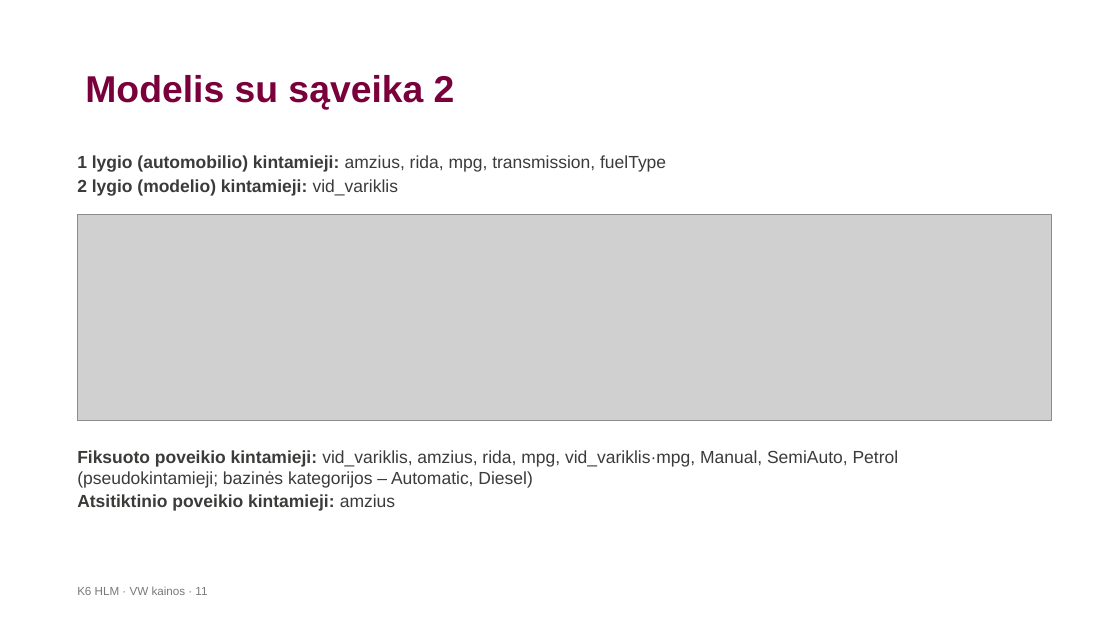
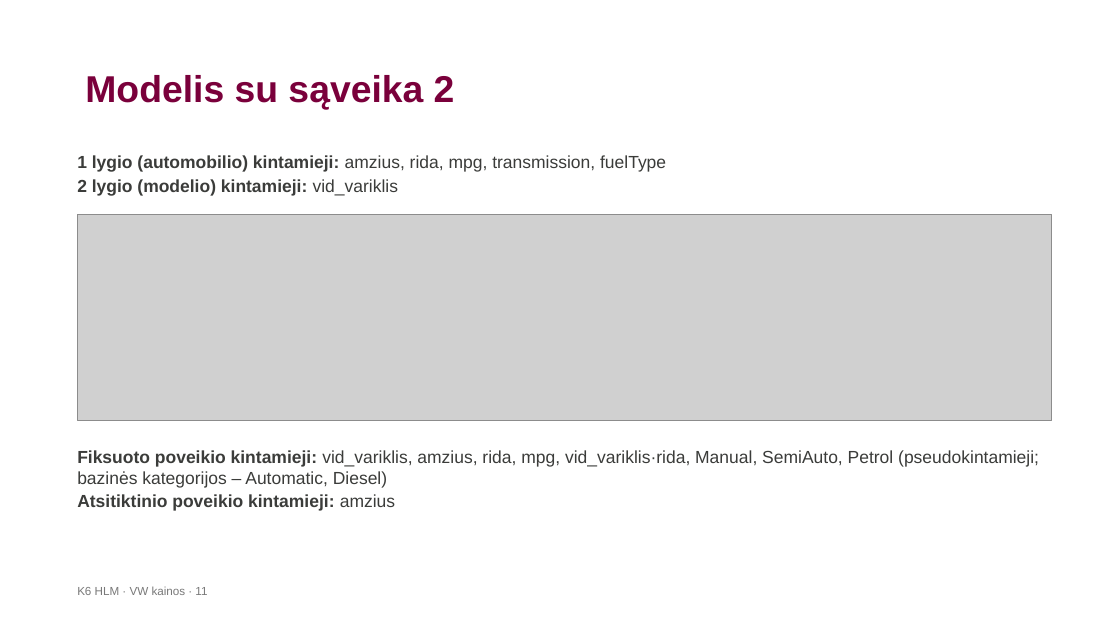
Before and after one commit to LidijaPu/K6, a slide deck: slide 11 of K6_HLM_VW_pristatymas-2.pptx. Drawn at 1120x630 pixels with LibreOffice and Linux fonts; fonts in the diff are those of the drawing; grey boxes stand for pictures; background and template pictures are left out. Boxes give left, top, right and bottom in pixels: in the first picture for what was removed or moved away, otherwise in the second. Text is boxed around its words. In the diff, an @@ line names an element or a change of style, - is before the commit and + after.

```diff
--- a/K6_HLM_VW_pristatymas-2.pptx
+++ b/K6_HLM_VW_pristatymas-2.pptx
@@ text at <box>77,450,1039,488</box>: text changed @@
-Fiksuoto poveikio kintamieji: vid_variklis, amzius, rida, mpg, vid_variklis·mpg, Manual, SemiAuto, Petrol (pseudokintamieji; bazinės kategorijos – Automatic, Diesel)
+Fiksuoto poveikio kintamieji: vid_variklis, amzius, rida, mpg, vid_variklis·rida, Manual, SemiAuto, Petrol (pseudokintamieji; bazinės kategorijos – Automatic, Diesel)
```
Also in this commit, not shown: 6 other slides changed, 1 slide removed, 3 other files.
